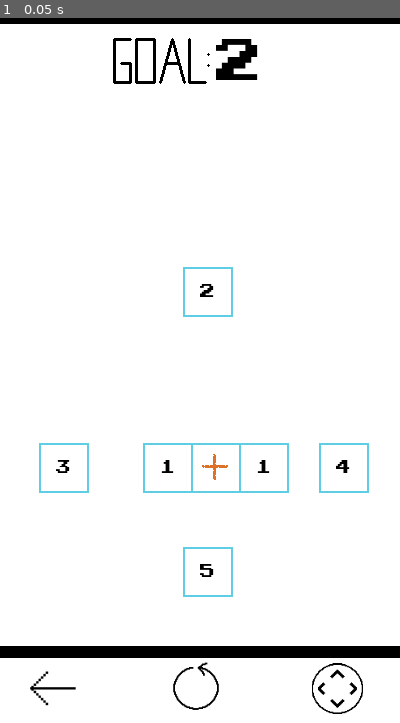
Above: before the commit, frame 1.
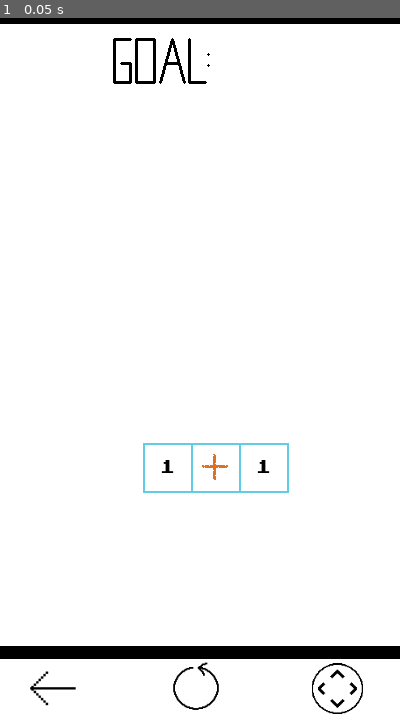
Above: after the commit, the same moment.

Repository: DobryPpz/commath
Game: Godot game, scene res://src/poziomy/Level_1.tscn
Same seed, same stepped clock (60 frames per second), same inputs: the game is played once before the commit and once after it. This scene is started directly instead of the project's main scene. The engine's default icon, where the game draws it, is replaced by a stand-in: a white triangle on a blue panel in a dark square.
Inputs:
- Up to frame 1 (0.05 s): no input

The runs differ from the first frame. In frame 1, 1.2% of the frame differs, in the area x 0-100%, y 2-91%.
Error after the commit: Invalid get index 'val' (on base: 'Node2D (Plus.gd)'). (res://src/poziomy/Level_class.gd:45)

Commit message:
dół levela zasłania mape

Diff:
--- a/src/poziomy/Level_1.tscn
+++ b/src/poziomy/Level_1.tscn
@@ -1,14 +1,22 @@
-[gd_scene load_steps=5 format=2]
+[gd_scene load_steps=7 format=2]
 
 [ext_resource path="res://src/poziomy/Level_1.gd" type="Script" id=1]
+[ext_resource path="res://grafika/linia.png" type="Texture" id=2]
 [ext_resource path="res://src/poziomy/Level_class.tscn" type="PackedScene" id=3]
+[ext_resource path="res://grafika/bottom_of_level.png" type="Texture" id=4]
 [ext_resource path="res://src/Liczba.tscn" type="PackedScene" id=5]
 [ext_resource path="res://src/Plus.tscn" type="PackedScene" id=6]
 
 [node name="Level_1" type="Node2D"]
 script = ExtResource( 1 )
 
-[node name="Level_class" parent="." instance=ExtResource( 3 )]
+[node name="TextureRect" type="TextureRect" parent="."]
+margin_right = 400.0
+margin_bottom = 711.0
+texture = ExtResource( 2 )
+__meta__ = {
+"_edit_use_anchors_": false
+}
 
 [node name="TileMap" type="Node2D" parent="."]
 
@@ -23,18 +31,13 @@
 position = Vector2( 256, 448 )
 val = 1
 
-[node name="Liczba3" parent="TileMap" instance=ExtResource( 5 )]
-position = Vector2( 200, 272 )
-val = 2
+[node name="TextureRect2" type="TextureRect" parent="."]
+margin_top = 634.0
+margin_right = 400.0
+margin_bottom = 714.0
+texture = ExtResource( 4 )
+__meta__ = {
+"_edit_use_anchors_": false
+}
 
-[node name="Liczba4" parent="TileMap" instance=ExtResource( 5 )]
-position = Vector2( 56, 448 )
-val = 3
-
-[node name="Liczba5" parent="TileMap" instance=ExtResource( 5 )]
-position = Vector2( 336, 448 )
-val = 4
-
-[node name="Liczba6" parent="TileMap" instance=ExtResource( 5 )]
-position = Vector2( 200, 552 )
-val = 5
+[node name="Level_class" parent="." instance=ExtResource( 3 )]
--- a/src/poziomy/Level_class.tscn
+++ b/src/poziomy/Level_class.tscn
@@ -1,6 +1,5 @@
-[gd_scene load_steps=10 format=2]
+[gd_scene load_steps=9 format=2]
 
-[ext_resource path="res://grafika/linia.png" type="Texture" id=1]
 [ext_resource path="res://src/poziomy/Level_class.gd" type="Script" id=2]
 [ext_resource path="res://grafika/back.png" type="Texture" id=3]
 [ext_resource path="res://grafika/move_off.png" type="Texture" id=4]
@@ -16,14 +15,6 @@
 
 [node name="Level_class" type="Node2D"]
 script = ExtResource( 2 )
-
-[node name="TextureRect" type="TextureRect" parent="."]
-margin_right = 400.0
-margin_bottom = 712.0
-texture = ExtResource( 1 )
-__meta__ = {
-"_edit_use_anchors_": false
-}
 
 [node name="back" type="TouchScreenButton" parent="."]
 position = Vector2( 28.9264, 653.541 )
Binary file added: grafika/bottom_of_level.png
Not shown, added: grafika/bottom_of_level.png.import
